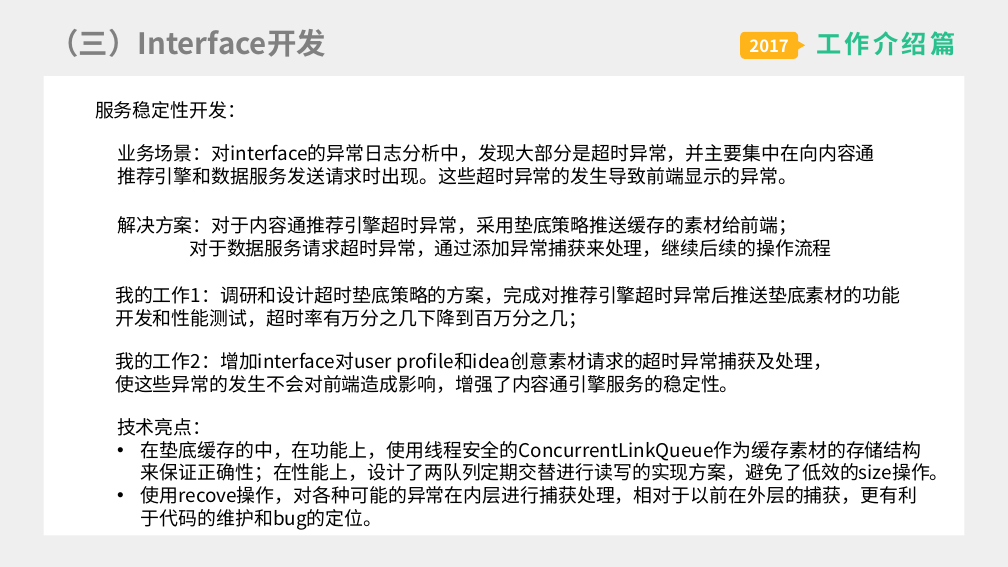
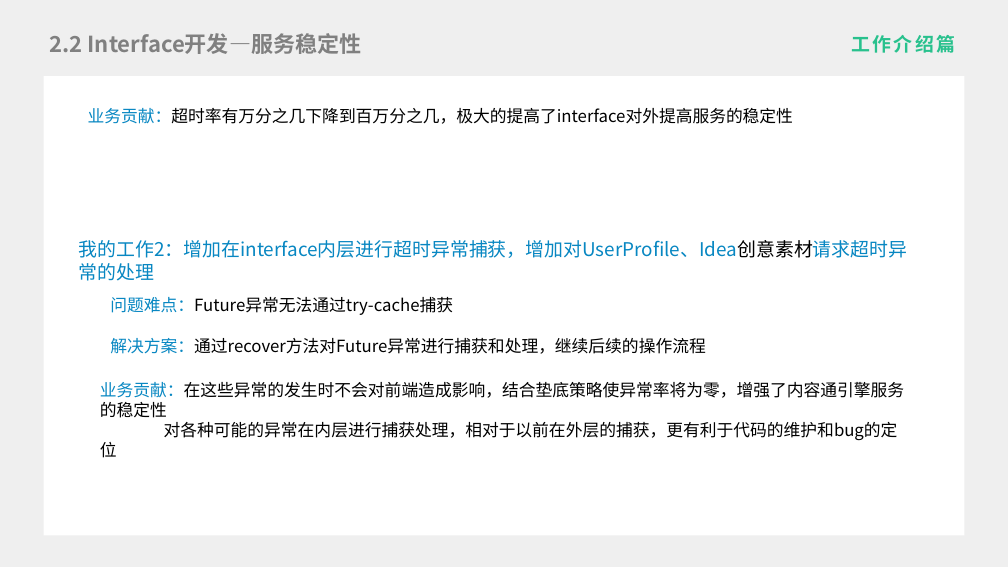
Before and after one commit to liygcoder/workerspace, a slide deck: slide 15 of ppt.pptx. Drawn at 1008x567 pixels with LibreOffice and Linux fonts; fonts in the diff are those of the drawing. Boxes give left, top, right and bottom in pixels: in the first picture for what was removed or moved away, otherwise in the second. Text is boxed around its words. In the diff, an @@ line names an element or a change of style, - is before the commit and + after.

```diff
--- a/ppt.pptx
+++ b/ppt.pptx
@@ subtitle "工作介绍篇" at [851, 35, 955, 53]: size 24 to 18 pt, letter spacing 3 to 2.2 pt; less space between paragraphs @@
@@ title at [50, 33, 362, 54]: text changed; size 28 to 21 pt @@
-（三）Interface开发
+2.2 Interface开发—服务稳定性
@@ rounded rectangle removed at [740, 32, 799, 59] @@
-2017
@@ triangle removed at [799, 41, 805, 49] @@
@@ text added at [88, 108, 793, 124], 16 pt, text #000000 @@
+业务贡献：超时率有万分之几下降到百万分之几，极大的提高了interface对外提高服务的稳定性
@@ text removed at [95, 101, 246, 119] @@
-服务稳定性开发：
@@ text removed at [117, 144, 875, 185] @@
-业务场景：对interface的异常日志分析中，发现大部分是超时异常，并主要集中在向内容通推荐引擎和数据服务发送请求时出现。这些超时异常的发生导致前端显示的异常。
@@ text removed at [117, 216, 832, 257] @@
-解决方案：对于内容通推荐引擎超时异常，采用垫底策略推送缓存的素材给前端；
-对于数据服务请求超时异常，通过添加异常捕获来处理，继续后续的操作流程
@@ text added at [79, 240, 908, 258], 18 pt, text #0887C2 @@
+我的工作2：增加在interface内层进行超时异常捕获，增加对UserProfile、Idea创意素材请求超时异常的处理
@@ text added at [110, 297, 453, 315], 16 pt, text #000000 @@
+问题难点：Future异常无法通过try-cache捕获
@@ text removed at [115, 286, 900, 328] @@
-我的工作1：调研和设计超时垫底策略的方案，完成对推荐引擎超时异常后推送垫底素材的功能开发和性能测试，超时率有万分之几下降到百万分之几；
@@ text added at [110, 338, 705, 354], 16 pt, text #000000 @@
+解决方案：通过recover方法对Future异常进行捕获和处理，继续后续的操作流程
@@ text removed at [115, 352, 832, 393] @@
-我的工作2：增加interface对user profile和idea创意素材请求的超时异常捕获及处理，使这些异常的发生不会对前端造成影响，增强了内容通引擎服务的稳定性。
@@ text at [100, 382, 904, 441]: text changed; size 18 to 16 pt @@
-技术亮点：
-• 在垫底缓存的中，在功能上，使用线程安全的ConcurrentLinkQueue作为缓存素材的存储结构来保证正确性；在性能上，设计了两队列定期交替进行读写的实现方案，避免了低效的size操作。
-• 使用recove操作，对各种可能的异常在内层进行捕获处理，相对于以前在外层的捕获，更有利于代码的维护和bug的定位。
+业务贡献：在这些异常的发生时不会对前端造成影响，结合垫底策略使异常率将为零，增强了内容通引擎服务的稳定性
+对各种可能的异常在内层进行捕获处理，相对于以前在外层的捕获，更有利于代码的维护和bug的定位
```
Also in this commit, not shown: 12 other slides changed, 6 slides added, 7 slides removed.
